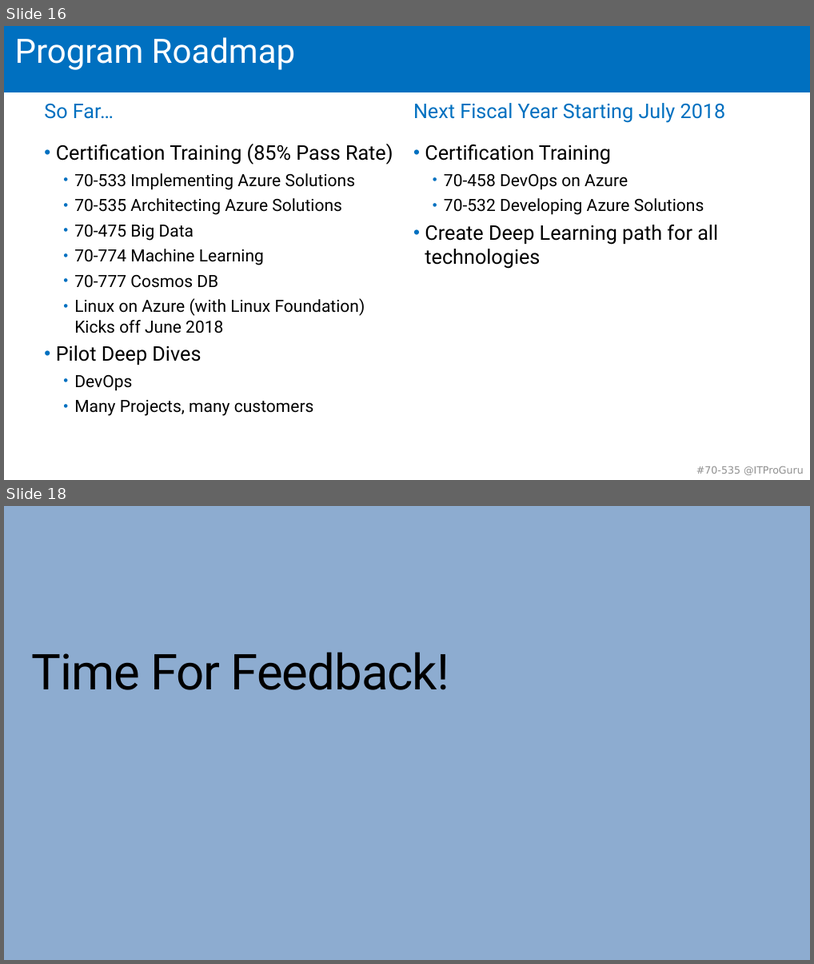
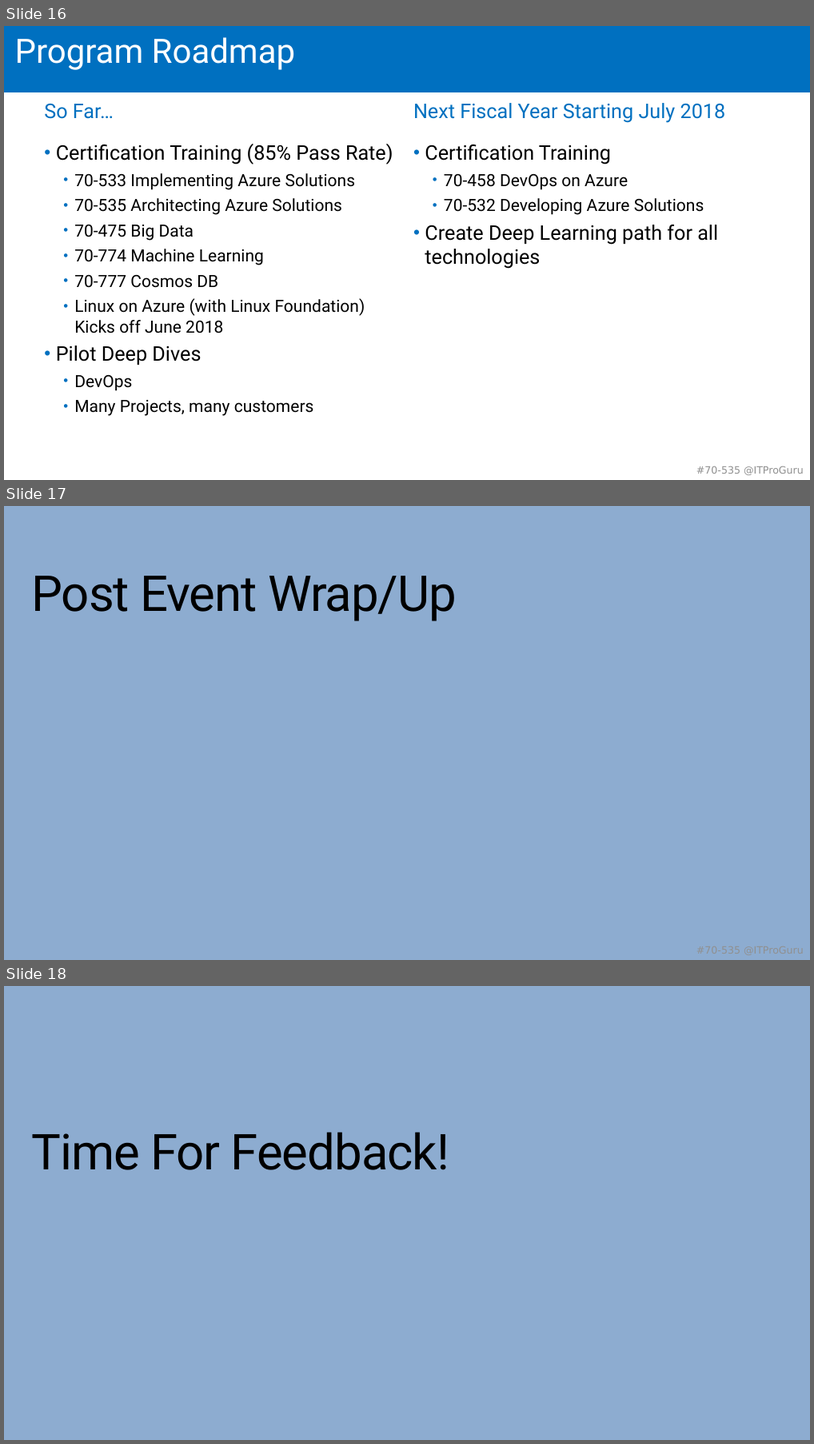
Before and after one commit to guruskill/70-535, a slide deck: Presentations/2018-05-14-Boston/535-Opening-Extra.pptx. Shown one above the other, each under a label of ours: slides 16 and 18 before the commit, slides 16, 17 and 18 after it; the slides between them are not shown. The pictures are 814x964 and 814x1444 pixels, drawn with LibreOffice and Linux fonts; fonts in the diff are those of the drawing; background and template pictures are left out. Boxes give left, top, right and bottom in pixels: in the first picture for what was removed or moved away, otherwise in the second. Text is boxed around its words. In the diff, an @@ line names an element or a change of style, - is before the commit and + after.

```diff
--- a/Presentations/2018-05-14-Boston/535-Opening-Extra.pptx
+++ b/Presentations/2018-05-14-Boston/535-Opening-Extra.pptx
@@ slide 17 added at [4, 506, 810, 960], background #8DACD0; not listed: 2 template elements that a slide beside it also shows @@
@@ rectangle added at [4, 506, 810, 573], fill #8DACD0 @@
@@ title added at [31, 576, 457, 621], 58.8 pt, text #000000 @@
+Post Event Wrap/Up
```
Also in this commit, not shown: 1 slide changed, 1 slide removed.
